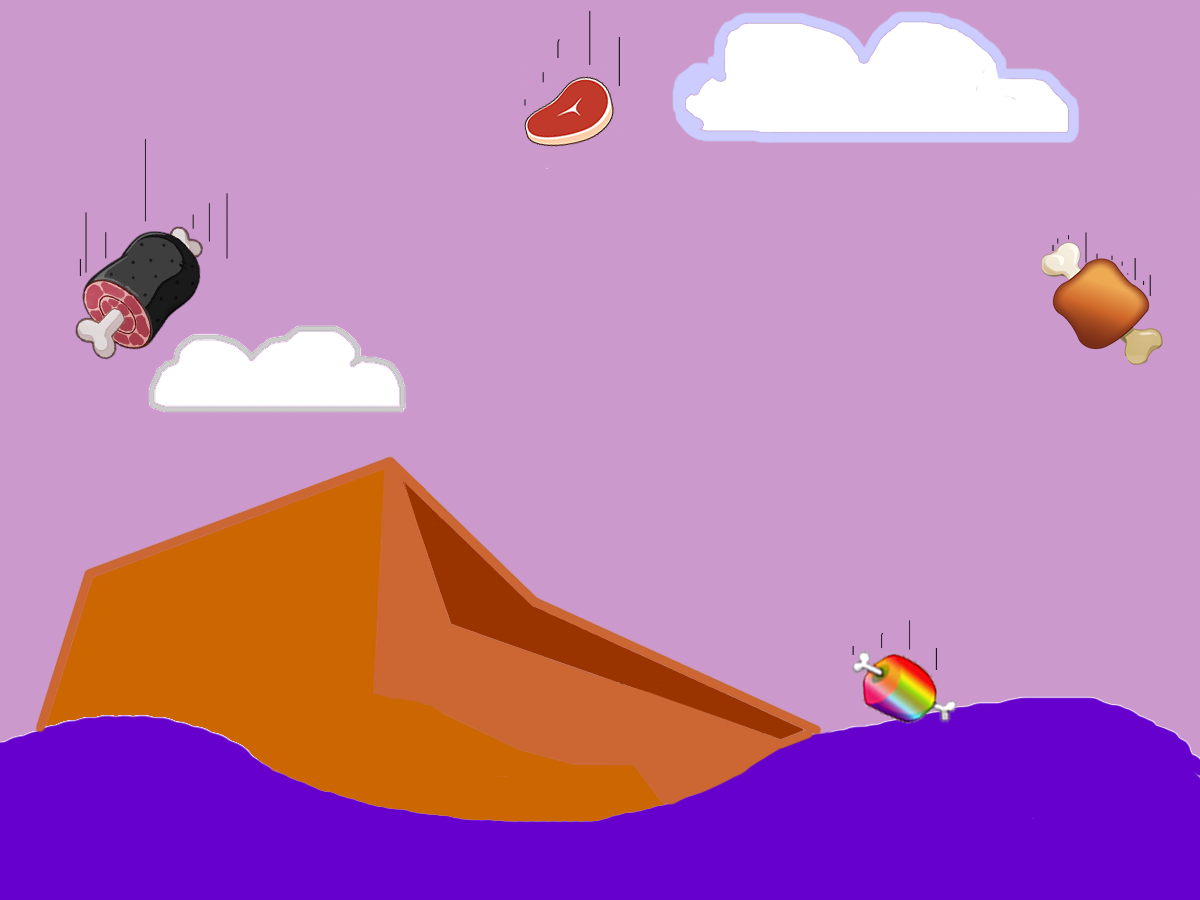
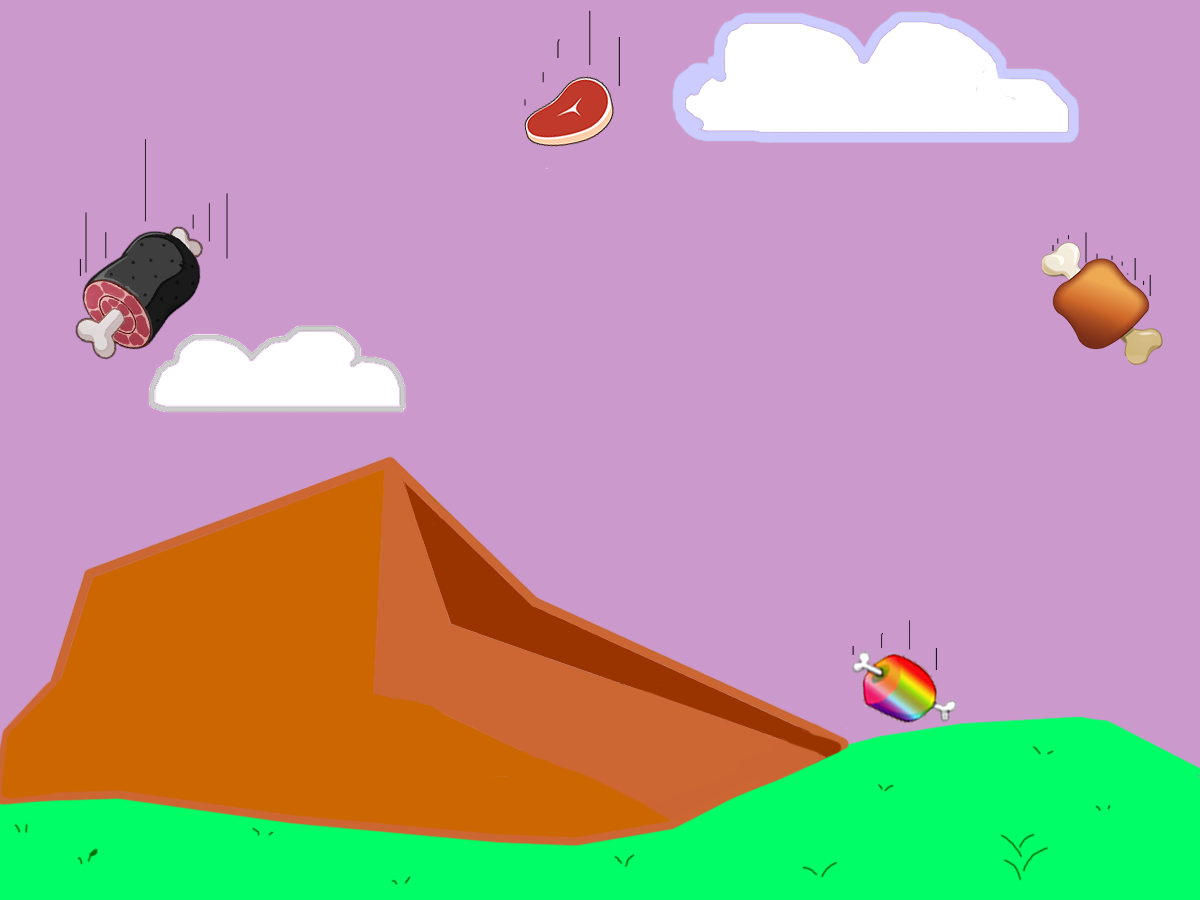
Comparing the layer stacks of the two w=1200, h=900 images. Changes:
painted on "Arrière-plan" over [0, 677, 1200, 900]
